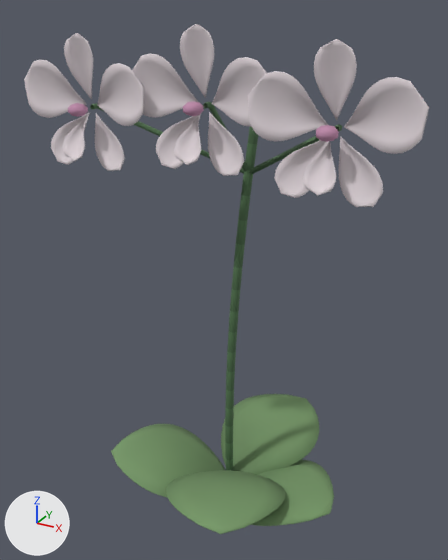
Renders of the glTF model www/models/flowers/orchid-rare-v2.glb from each side of a commit.
One viewpoint serves both versions: a 50 mm lens placed at (1.04, -1.95, 2.01), pointed at (-0.04, 0.01, 1.03). Lighting does not change. The marker at lower left points along +X, +Y and +Z. The first picture is the older version. Vertices at exactly the same position are counted once.

The first picture shows 'orchid-rare-v2-center', 'orchid-rare-v2-leaf', 'orchid-rare-v2-petal', 'orchid-rare-v2-stem'.
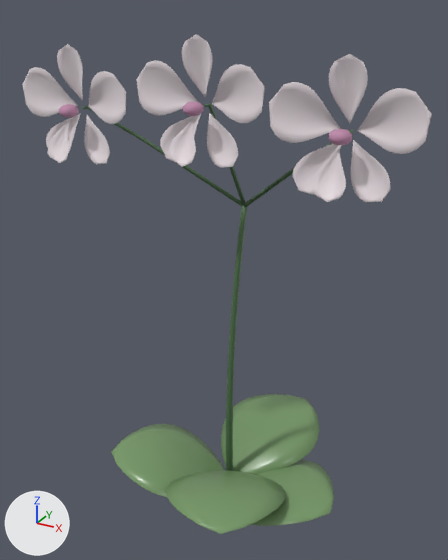
What differs and where, as boxes [x1, y1, x2, y2] in the pictures (448 x 560 px; the box of a moved part takes in the faces that stretch with it):
'orchid-rare-v2-petal', reshaped (8% shorter): before [24, 24, 429, 207]; after [22, 34, 432, 202]
'orchid-rare-v2-leaf', surface changed: [111, 395, 314, 531] in both
'orchid-rare-v2-stem', reshaped (8% wider): before [90, 102, 342, 470]; after [82, 103, 354, 471]
'orchid-rare-v2-center', reshaped (8% wider, 7% taller): before [68, 101, 339, 142]; after [59, 101, 352, 145]
part 1 of me_orchid_rare_v2_petal, moved or reshaped: before [63, 118, 85, 161]; after [47, 121, 69, 163]
part 2 of me_orchid_rare_v2_petal, moved or reshaped: before [174, 117, 201, 165]; after [169, 119, 196, 167]
part 3 of me_orchid_rare_v2_petal, moved or reshaped: before [303, 142, 336, 196]; after [312, 148, 346, 202]
part 4 of me_orchid_rare_v2_petal, moved or reshaped: before [24, 24, 429, 207]; after [22, 34, 432, 202]
part 5 of me_orchid_rare_v2_stem, rebuilt (10% wider, 46% taller): before [98, 106, 244, 174]; after [82, 106, 243, 206]
part 6 of me_orchid_rare_v2_stem, rebuilt (22% wider, 58% taller): before [249, 126, 339, 175]; after [244, 129, 354, 207]
part 7 of me_orchid_rare_v2_stem, deleted: before [245, 143, 257, 170]
part 8 of me_orchid_rare_v2_stem, deleted: before [248, 127, 258, 144]
part 9 of me_orchid_rare_v2_stem, deleted: before [241, 170, 253, 196]
part 10 of me_orchid_rare_v2_stem, moved or reshaped: before [203, 102, 251, 470]; after [204, 103, 247, 471]
part 11 of me_orchid_rare_v2_center, moved or reshaped: before [68, 103, 88, 117]; after [59, 104, 79, 118]
part 12 of me_orchid_rare_v2_center, moved or reshaped: before [316, 125, 339, 142]; after [329, 129, 352, 145]

Diff of the bpy script that builds the scene:
```diff
--- a/www/models/flowers/orchid-rare-v2.glb.py
+++ b/www/models/flowers/orchid-rare-v2.glb.py
@@ mat_orchid_leaf_002 @@
 n0 = _N.new('ShaderNodeBsdfPrincipled'); n0.name = 'Principled BSDF'
-n0.inputs[2].default_value = 0.84  # 'Roughness'
+n0.inputs[2].default_value = 0.29  # 'Roughness'
 n1 = _N.new('ShaderNodeOutputMaterial'); n1.name = 'Material Output'
@@ me_orchid_rare_v2_center @@
-me_orchid_rare_v2_center.from_pydata(...)  # 144 vertices, 240 faces; spans x -0.483..0.483, y -0.311..-0.222, z 1.665..1.743
+me_orchid_rare_v2_center.from_pydata(...)  # 144 vertices, 240 faces; spans x -0.523..0.523, y -0.313..-0.222, z 1.659..1.743
+# me_orchid_rare_v2_center part 11: the loose piece of 48 vertices spanning x -0.483..-0.417, y -0.311..-0.244, z 1.665..1.71 is moved by (-0.04, -0.002, -0.006)
+# me_orchid_rare_v2_center part 12: the loose piece of 48 vertices spanning x 0.417..0.483, y -0.311..-0.244, z 1.665..1.71 is moved by (0.04, -0.002, -0.006)
 me_orchid_rare_v2_center.materials.append(mat_orchid_center_002)
@@ me_orchid_rare_v2_petal @@
-me_orchid_rare_v2_petal.from_pydata(...)  # 3276 vertices, 6480 faces; spans x -0.712..0.712, y -0.325..-0.179, z 1.481..1.965
+me_orchid_rare_v2_petal.from_pydata(...)  # 3276 vertices, 6480 faces; spans x -0.722..0.722, y -0.357..-0.18, z 1.5..1.935
+# me_orchid_rare_v2_petal part 1: the loose piece of 182 vertices spanning x -0.499..-0.401, y -0.325..-0.246, z 1.519..1.658 is moved by (-0.04, -0.033, -0.006)
+# me_orchid_rare_v2_petal part 2: the loose piece of 182 vertices spanning x -0.049..0.049, y -0.303..-0.224, z 1.552..1.69 is moved by (0.0, -0.031, 0.0)
+# me_orchid_rare_v2_petal part 3: the loose piece of 182 vertices spanning x 0.401..0.499, y -0.325..-0.246, z 1.519..1.658 is moved by (0.04, -0.033, -0.006)
+# me_orchid_rare_v2_petal part 4: 2730 of 3276 vertices moved; they spanned x -0.712..0.712, y -0.255..-0.179, z 1.481..1.965 and now span x -0.722..0.722, y -0.256..-0.18, z 1.5..1.935; mean shift (0.0, -0.001, -0.004); largest move (-0.188, -0.251, 1.772) -> (-0.259, -0.254, 1.756)
 me_orchid_rare_v2_petal.materials.append(mat_orchid_petal_002)
@@ me_orchid_rare_v2_stem @@
-me_orchid_rare_v2_stem.from_pydata(...)  # 349 vertices, 348 faces; spans x -0.46..0.46, y -0.2..0.02, z 0.0..1.73
+me_orchid_rare_v2_stem.from_pydata(...)  # 296 vertices, 530 faces; spans x -0.49..0.49, y -0.2..0.02, z 0.0..1.72
+# me_orchid_rare_v2_stem part 5: the loose piece of 10 vertices spanning x -0.45..0.08, y -0.18..0.0, z 1.46..1.7 is rebuilt with 42 vertices and now spans x -0.49..0.06, y -0.2..0.0, z 1.34..1.69
+# me_orchid_rare_v2_stem part 6: the loose piece of 10 vertices spanning x 0.07..0.46, y -0.18..0.0, z 1.46..1.7 is rebuilt with 42 vertices and now spans x 0.06..0.49, y -0.2..0.0, z 1.34..1.69
+# me_orchid_rare_v2_stem part 7: the loose piece of 16 vertices spanning x 0.06..0.1, y -0.02..0.02, z 1.48..1.58 is deleted
+# me_orchid_rare_v2_stem part 8: the loose piece of 16 vertices spanning x 0.06..0.11, y -0.02..0.02, z 1.58..1.67 is deleted
+# me_orchid_rare_v2_stem part 9: the loose piece of 16 vertices spanning x 0.05..0.09, y -0.03..0.01, z 1.39..1.49 is deleted
+# me_orchid_rare_v2_stem part 10: 1 vertex moved within x -0.01, y -0.15, z 1.72; 246 vertices removed from x -0.02..0.08, y -0.18..0.01, z 0.09..1.73; 197 vertices added at x -0.02..0.07, y -0.18..0.01, z 0.0..1.72
+# other edits to the shape of me_orchid_rare_v2_stem do not show in these pictures
 me_orchid_rare_v2_stem.materials.append(mat_orchid_stem_002)
```
